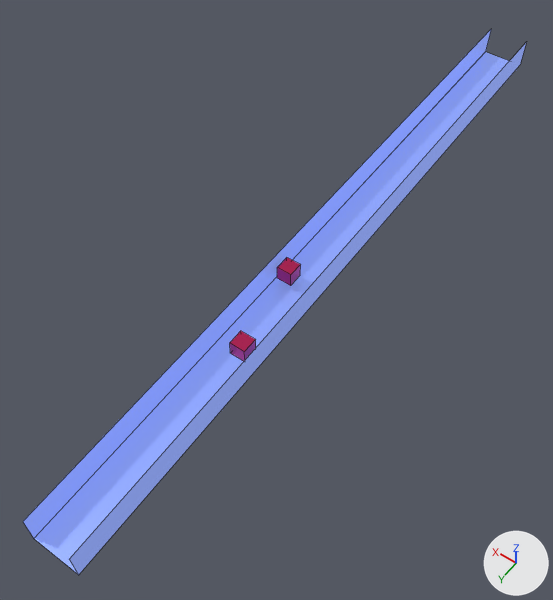
What one commit did to the Blender file Blender/Trench 1.blend.
Both versions are drawn from a camera (50 mm lens) standing at (-57.9, 194.2, 129.9) and looking at (4.2, 107.2, -6.7). The axes (+X, +Y, +Z) are drawn at lower right. The lights are the same throughout. Mesh edges are drawn as thin lines.

In view in the first picture: 'ObstacleDummy0', 'ObstacleDummy1', 'Trench1', 'Wall left', 'Wall right'.
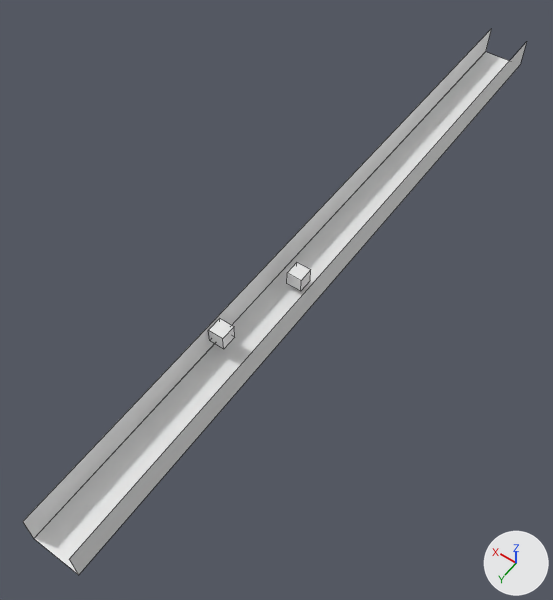
The newer file is also turned or shifted as a whole; pictures and numbers use the older file's frame.

What changed in the scene script:
```text
Change me_cube_004:
    where me_cube_004.from_pydata(...)  # 8 vertices, 6 faces; spans x -1.0..1.0, y -1.0..1.0, z -1.0..1.0
    used by ob_obstacledummy0; parent = ob_trench1; location = (2.629, 49.71, 1.959); scale = (1.82, 1.82, 1.82)
    remove me_cube_004.materials.append(mat_material_005)  # pink #e73975
    me_cube_004 part 2: the whole mesh is moved by (-1.44, 0.0, 0.0)
Change me_cube_003:
    where me_cube_003.from_pydata(...)  # 8 vertices, 6 faces; spans x -1.0..1.0, y -1.0..1.0, z -1.0..1.0
    used by ob_obstacledummy1; parent = ob_trench1; location = (-2.203, 72.5, 4.232); scale = (1.82, 1.82, 1.82)
    remove me_cube_003.materials.append(mat_material_004)  # pink #e73975
    me_cube_003 part 1: the whole mesh is moved by (2.94, 0.0, 0.0)
Change me_plane_003:
    where me_plane_003.from_pydata(...)  # 4 vertices, 1 face; spans x -8.0..8.0, y -1.0..1.0, z 0.0
    remove me_plane_003.materials.append(mat_material_002)  # blue #6e7fbd
Change me_plane_002:
    where me_plane_002.from_pydata(...)  # 4 vertices, 1 face; spans x -8.0..8.0, y -1.0..1.0, z 0.0
    remove me_plane_002.materials.append(mat_material_002)  # blue #6e7fbd
Change me_plane_001:
    where me_plane_001.from_pydata(...)  # 4 vertices, 1 face; spans x -8.0..8.0, y -1.0..1.0, z 0.0
    remove me_plane_001.materials.append(mat_material_002)  # blue #6e7fbd
```

What differs and where, as boxes [x1, y1, x2, y2] in the pictures (553 x 600 px):
'Trench1', recoloured (blue to white): [34, 52, 509, 574] in both
'Wall right', recoloured (blue to grey): [23, 30, 491, 538] in both
'Wall left', recoloured (blue to grey): [69, 42, 527, 575] in both
'ObstacleDummy1', recoloured, mesh moved: before [230, 331, 256, 361]; after [208, 318, 235, 349]
'ObstacleDummy0', recoloured, mesh moved: before [277, 257, 301, 286]; after [287, 263, 311, 291]
